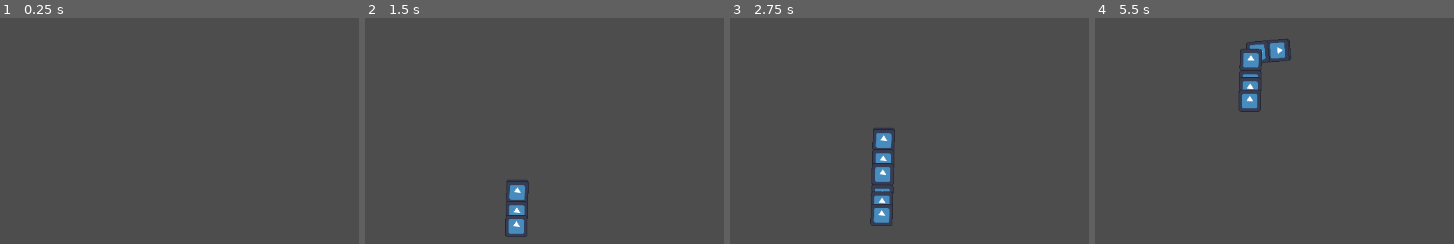
Above: before the commit, frames 1-4 (left to right).
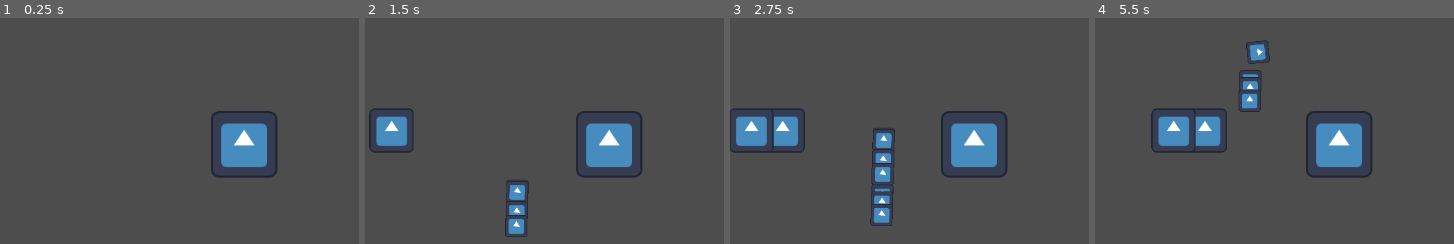
Above: after the commit, the same moments.

Repository: mosimosi2008/the-tower-offense-game
Game: Godot game, scene res://test_scene.tscn
Same seed, same stepped clock (60 frames per second), same inputs: the game is played once before the commit and once after it. After the commit the project has no main scene; this scene is started directly in both runs. The engine's default icon, where the game draws it, is replaced by a stand-in: a white triangle on a blue panel in a dark square.
Inputs:
- Up to frame 1 (0.25 s): no input
- Up to frame 2 (1.5 s): tap Enter (ui_accept) at 0.5, 1.35 s; hold Right (ui_right) 0.53-1.28 s; hold Enter (ui_accept) 0.53-1.28 s; hold Down (ui_down) from 1.28 s (still down)
- Up to frame 3 (2.75 s): tap Enter (ui_accept) at 1.52, 1.82 s; release Down (ui_down) at 2.03 s; hold Right (ui_right) from 2.03 s (still down); hold Enter (ui_accept) from 2.03 s (still down)
- Up to frame 4 (5.5 s): release Enter (ui_accept) at 2.78 s; tap Enter (ui_accept) at 2.85, 3.02, 3.32, 4.35, 4.52, 4.82 s; release Right (ui_right) at 3.53 s; hold Enter (ui_accept) 3.53-4.28 s; hold Left (ui_left) 3.53-5.03 s; hold Down (ui_down) from 5.03 s (still down); hold Enter (ui_accept) from 5.03 s (still down)

The runs differ from the first frame. In frame 1, 3.2% of the frame differs, in the area x 58-78%, y 41-71%; in frame 2, 4.7%; in frame 3, 5.8%; in frame 4, 6.7%, in the area x 15-78%, y 9-71%.

Commit message:
Add files via upload

Diff:
--- a/a-tower-offence-game-/Bot.gd
+++ b/a-tower-offence-game-/Bot.gd
@@ -4,6 +4,7 @@
 
 signal bot_death
 signal bot_finish
+signal bot_hit
 
 @export var max_health: int
 @export var move_speed: float
@@ -12,11 +13,15 @@
 
 
 var health: int
+var hit_log: Array = []
+var proj
 const BASE_SPEED: float = 1
 
 func _ready() -> void:
 	self.loop = false
 	health = max_health
+	find_child("Hurtbox").area_entered.connect(get_hit)
+
 
 
 # Called every frame. 'delta' is the elapsed time since the previous frame.
@@ -29,15 +34,25 @@
 func behaviour(delta):
 	pass
 
+
 func take_damage(damage):
 	health-= damage
+	print(health)
 	if health <= 0:
 		health = 0
 		on_death()
 
+
+
 func finish():
 	bot_finish.emit(cog_cost*cog_multiplier)
 	self.queue_free()
+
+func get_hit(area):
+	proj = area.get_parent()
+	if proj not in hit_log:
+		hit_log.append(proj)
+		take_damage(proj.damage)
 
 func on_death() -> void:
 	bot_death.emit()
@@ -46,7 +61,5 @@
 func heal(healing):
 	if health != 0:
 		health += healing
-		print("healing")
 		if health >= max_health:
 			health = max_health
-			print("overhealing")
--- a/a-tower-offence-game-/Main.gd
+++ b/a-tower-offence-game-/Main.gd
@@ -4,6 +4,7 @@
 var cogs: int
 const starting_cogs: int = 200
 var bot: Bot
+
 
 var bot_dict: Dictionary = {
 	"test": preload("uid://cdv3bxyerik2f"),
@@ -24,11 +25,22 @@
 		bot.take_damage(5)
 	if event.is_action_pressed("ui_down"):
 		bot.take_damage(20)
+	if event.is_action_pressed("ui_right"):
+		print("projectile fired")
+		test_projectile()
+	if event.is_action_pressed("ui_left"):
+		$TestTower.attack()
 #REMOVE
 
 # Called every frame. 'delta' is the elapsed time since the previous frame.
 func _process(delta: float) -> void:
 	pass
+
+func test_projectile():
+	var proj = preload("res://test_projectile.tscn").instantiate()
+	proj.position = Vector2(10, 300)
+	proj.direction = Vector2(1, 0)
+	add_child(proj)
 
 func spawn_bot(bot_name):
 	bot = bot_dict[bot_name].instantiate()
--- a/a-tower-offence-game-/Projectile.gd
+++ b/a-tower-offence-game-/Projectile.gd
@@ -2,17 +2,37 @@
 
 class_name Projectile
 
-var damage: int
-var airspeed: float
-var CanPassWalls: bool
+@export var damage: int
+@export var airspeed: float
+@export var can_pass_walls: bool
+@export var max_pierce: int
+@export var max_lifetime: float
+
+var lifetime: float = 0
+var pierce: int
 var direction: Vector2
-
+var hit_log: Array = []
+var bot
 # Called when the node enters the scene tree for the first time.
 func _ready() -> void:
-	pass # Replace with function body.
+	pierce = max_pierce
+	find_child("Hitbox").area_entered.connect(on_hit)
 
 
 # Called every frame. 'delta' is the elapsed time since the previous frame.
-func _physics_process(delta: float) -> void:
-	direction = direction.normalized()
-	position += direction * airspeed
+func _process(delta: float) -> void:
+	global_position += direction * airspeed
+	lifetime += delta
+	if lifetime >= max_lifetime:
+		destroy()
+
+func on_hit(area):
+	bot = area.get_parent()
+	if bot not in hit_log:
+		hit_log.append(bot)
+		pierce-=1
+		if pierce <= 0:
+			destroy()
+
+func destroy():
+	self.queue_free()
--- a/a-tower-offence-game-/Tower.gd
+++ b/a-tower-offence-game-/Tower.gd
@@ -1,21 +1,60 @@
 extends Node2D
 class_name Tower
 
-var detectionarea : Area2D
-@onready var projectile = load('res://Projectile.gd')
-var attackspeed: float
+@export var detection_area : Area2D
+@export var ray_cast: RayCast2D
+@export var projectile: PackedScene
+@export var max_cooldown: float
 
 
-func spawn(toTroopVector):
-	var instance = projectile.instantiate()
-
+var cooldown_timer: float
+var attack_speed: float
+var areas: Array[Area2D]
+var bot: Bot
+var target: Bot
+var dir
 
 
 
 func _ready() -> void:
-	pass # Replace with function body.
+	cooldown_timer = max_cooldown#
+
 
 
 # Called every frame. 'delta' is the elapsed time since the previous frame.
 func _process(delta: float) -> void:
-	pass
+
+	cooldown_timer-= delta
+
+	if cooldown_timer <= 0:
+		cooldown_timer = 0
+		attack()
+
+
+func attack():
+	#Find all areas in detection
+	areas = detection_area.get_overlapping_areas()
+	print("attacking_start")
+	for area in areas:
+		print("attacking")
+		bot = area.get_parent()
+		#Target RayCast at bot
+		ray_cast.target_position = bot.global_position-ray_cast.global_position
+		if !ray_cast.is_colliding():
+			if !target:
+				target = bot
+		elif bot.progress > target.progress:
+			target = bot
+
+	#After found target:
+	if target:
+		dir = target.global_position-self.global_position
+		var proj = projectile.instantiate()
+		proj.direction = dir
+		add_child(proj)
+		target = null
+		bot = null
+		cooldown_timer = max_cooldown
+
+	else:
+		cooldown_timer = 0.1
--- a/a-tower-offence-game-/project.godot
+++ b/a-tower-offence-game-/project.godot
@@ -11,7 +11,6 @@
 [application]
 
 config/name="A Tower Offence Game"
-run/main_scene="res://Projectile.tscn"
 config/features=PackedStringArray("4.3", "Forward Plus")
 config/icon="res://icon.svg"
 
@@ -24,3 +23,4 @@
 2d_physics/layer_1="Bot"
 2d_physics/layer_2="Projectile"
 2d_physics/layer_3="Tower"
+2d_physics/layer_4="Wall"
--- a/a-tower-offence-game-/test_bot.tscn
+++ b/a-tower-offence-game-/test_bot.tscn
@@ -17,8 +17,8 @@
 scale = Vector2(0.25, 0.25)
 texture = ExtResource("2_mptcw")
 
-[node name="Area2D" type="Area2D" parent="."]
+[node name="Hurtbox" type="Area2D" parent="."]
 collision_mask = 2
 
-[node name="CollisionShape2D" type="CollisionShape2D" parent="Area2D"]
+[node name="CollisionShape2D" type="CollisionShape2D" parent="Hurtbox"]
 shape = SubResource("RectangleShape2D_f8jl4")
--- /dev/null
+++ b/a-tower-offence-game-/test_projectile.tscn
@@ -0,0 +1,26 @@
+[gd_scene load_steps=4 format=3 uid="uid://bp1d62qnrtb3w"]
+
+[ext_resource type="Script" path="res://Projectile.gd" id="1_ewgdd"]
+[ext_resource type="Texture2D" uid="uid://ctx3qnccupo4l" path="res://icon.svg" id="2_qrw6v"]
+
+[sub_resource type="CapsuleShape2D" id="CapsuleShape2D_hs6mh"]
+radius = 33.0
+height = 90.0
+
+[node name="TestProj" type="Node2D"]
+script = ExtResource("1_ewgdd")
+damage = 5
+airspeed = 0.5
+max_pierce = 5
+max_lifetime = 10.0
+
+[node name="Hitbox" type="Area2D" parent="."]
+collision_layer = 2
+
+[node name="CollisionShape2D" type="CollisionShape2D" parent="Hitbox"]
+shape = SubResource("CapsuleShape2D_hs6mh")
+
+[node name="Sprite2D" type="Sprite2D" parent="."]
+position = Vector2(0, -2)
+scale = Vector2(0.5, 0.5)
+texture = ExtResource("2_qrw6v")
--- a/a-tower-offence-game-/test_scene.tscn
+++ b/a-tower-offence-game-/test_scene.tscn
@@ -1,6 +1,7 @@
-[gd_scene load_steps=3 format=3 uid="uid://dfl46n6sxsxqi"]
+[gd_scene load_steps=4 format=3 uid="uid://dfl46n6sxsxqi"]
 
 [ext_resource type="Script" path="res://Main.gd" id="1_f1mfh"]
+[ext_resource type="PackedScene" uid="uid://bcj7lbenpy2t7" path="res://test_tower.tscn" id="2_nutyx"]
 
 [sub_resource type="Curve2D" id="Curve2D_8tvs1"]
 _data = {
@@ -13,3 +14,6 @@
 
 [node name="Path2D" type="Path2D" parent="."]
 curve = SubResource("Curve2D_8tvs1")
+
+[node name="TestTower" parent="." instance=ExtResource("2_nutyx")]
+position = Vector2(352, 318)
--- /dev/null
+++ b/a-tower-offence-game-/test_tower.tscn
@@ -0,0 +1,30 @@
+[gd_scene load_steps=5 format=3 uid="uid://bcj7lbenpy2t7"]
+
+[ext_resource type="Script" path="res://Tower.gd" id="1_54pj5"]
+[ext_resource type="PackedScene" uid="uid://bp1d62qnrtb3w" path="res://test_projectile.tscn" id="2_bc881"]
+[ext_resource type="Texture2D" uid="uid://ctx3qnccupo4l" path="res://icon.svg" id="2_rsar1"]
+
+[sub_resource type="CircleShape2D" id="CircleShape2D_h4qkl"]
+radius = 299.328
+
+[node name="TestTower" type="Node2D" node_paths=PackedStringArray("detection_area", "ray_cast")]
+script = ExtResource("1_54pj5")
+detection_area = NodePath("Detection")
+ray_cast = NodePath("RayCast2D")
+projectile = ExtResource("2_bc881")
+max_cooldown = 1.0
+
+[node name="Detection" type="Area2D" parent="."]
+collision_layer = 0
+
+[node name="CollisionShape2D" type="CollisionShape2D" parent="Detection"]
+shape = SubResource("CircleShape2D_h4qkl")
+
+[node name="Sprite2D" type="Sprite2D" parent="."]
+scale = Vector2(0.75, 0.75)
+texture = ExtResource("2_rsar1")
+
+[node name="RayCast2D" type="RayCast2D" parent="."]
+collision_mask = 8
+collide_with_areas = true
+collide_with_bodies = false
